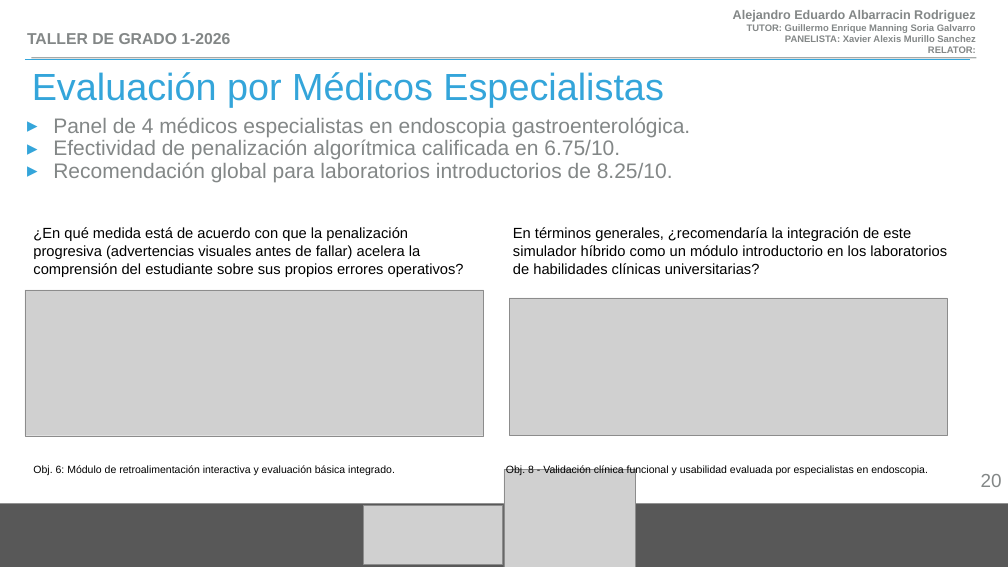
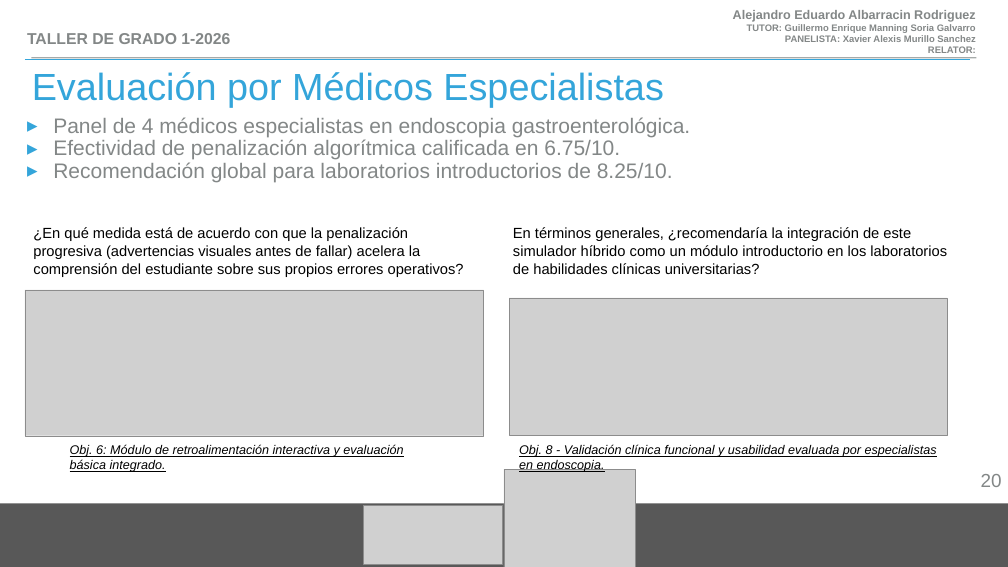
Before and after one commit to albale15/simulador_de_Extraccion_de_polipos_intestinales, a slide deck: slide 20 of presentacion/presentacion simulador de reseccion de polipos intestinales.pptx. Drawn at 1008x567 pixels with LibreOffice and Linux fonts; fonts in the diff are those of the drawing; grey boxes stand for pictures. Boxes give left, top, right and bottom in pixels: in the first picture for what was removed or moved away, otherwise in the second. Text is boxed around its words. In the diff, an @@ line names an element or a change of style, - is before the commit and + after.

```diff
--- a/presentacion/presentacion simulador de reseccion de polipos intestinales.pptx
+++ b/presentacion/presentacion simulador de reseccion de polipos intestinales.pptx
@@ text "Obj. 6: Módulo de retroalimentación ..." at (70,444,403,472): size 20 to 24 pt, italic on, underline on @@
@@ text "Obj. 6: Módulo de retroalimentación ...": place and size @@
-text "Obj. 6: Módulo de retroalimentación ..." at (33,465,395,475)
+text "Obj. 6: Módulo de retroalimentación ..." at (70,444,403,472)
@@ text "Obj. 8 - Validación clínica ...": place and size @@
-text "Obj. 8 - Validación clínica ..." at (506,465,928,476)
+text "Obj. 8 - Validación clínica ..." at (519,444,937,472)
@@ text "Obj. 8 - Validación clínica ..." at (519,444,937,472): size 20 to 24 pt, italic on, underline on @@
```
Also in this commit, not shown: 11 other slides changed, 6 other files.
